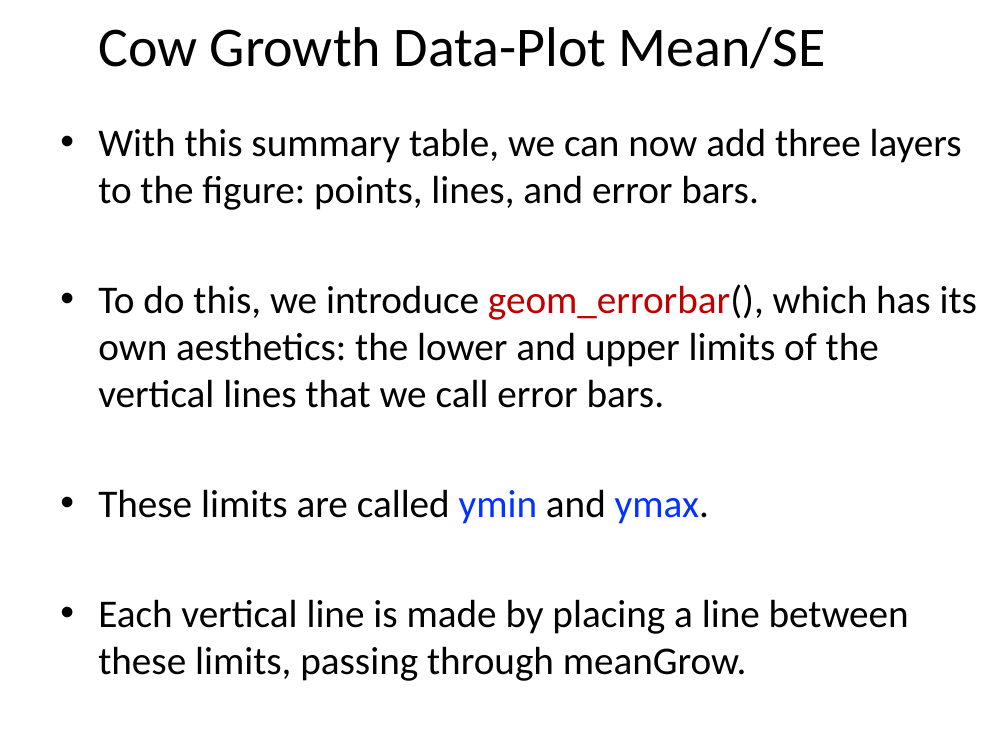
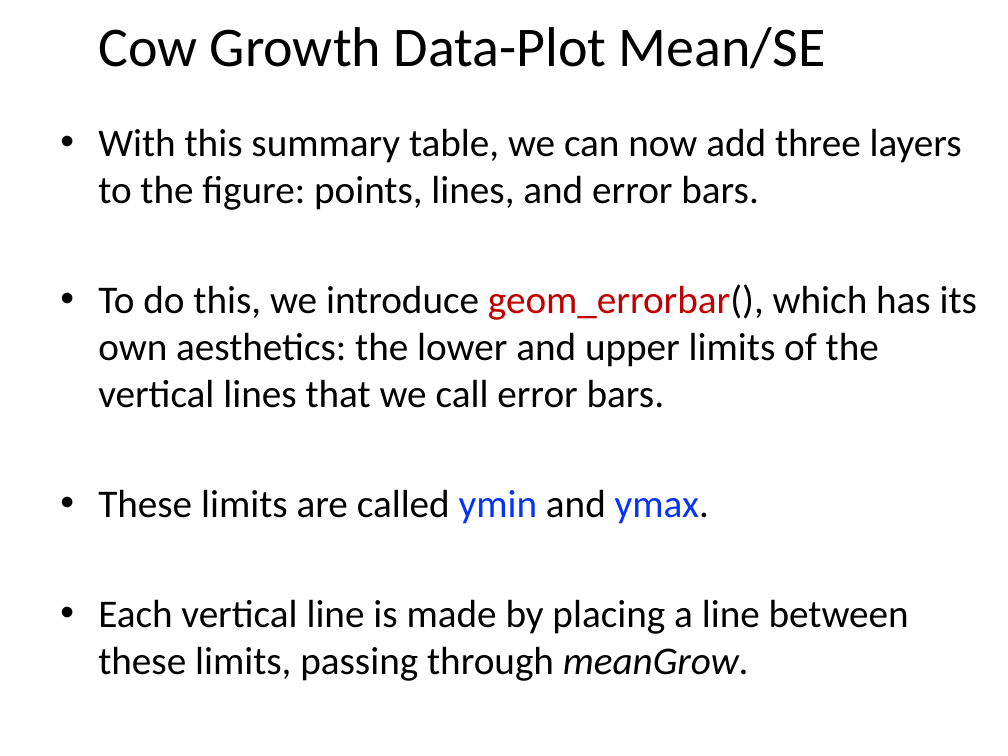
Before and after one commit to cmgienger/6-2WayANOVA, a slide deck: slide 18 of 6-2Way_ANOVA.pptx (slide 19 before the commit). Drawn at 1008x756 pixels with LibreOffice and Linux fonts; fonts in the diff are those of the drawing. Boxes give left, top, right and bottom in pixels: in the first picture for what was removed or moved away, otherwise in the second. Text is boxed around its words. In the diff, an @@ line names an element or a change of style, - is before the commit and + after.

```diff
--- a/6-2Way_ANOVA.pptx
+++ b/6-2Way_ANOVA.pptx
@@ text at (x1=98, y1=599, x2=909, y2=681): italic on in "meanGrow." @@
```
Also in this commit, not shown: 6 other slides changed, 1 slide removed, 3 other files.
